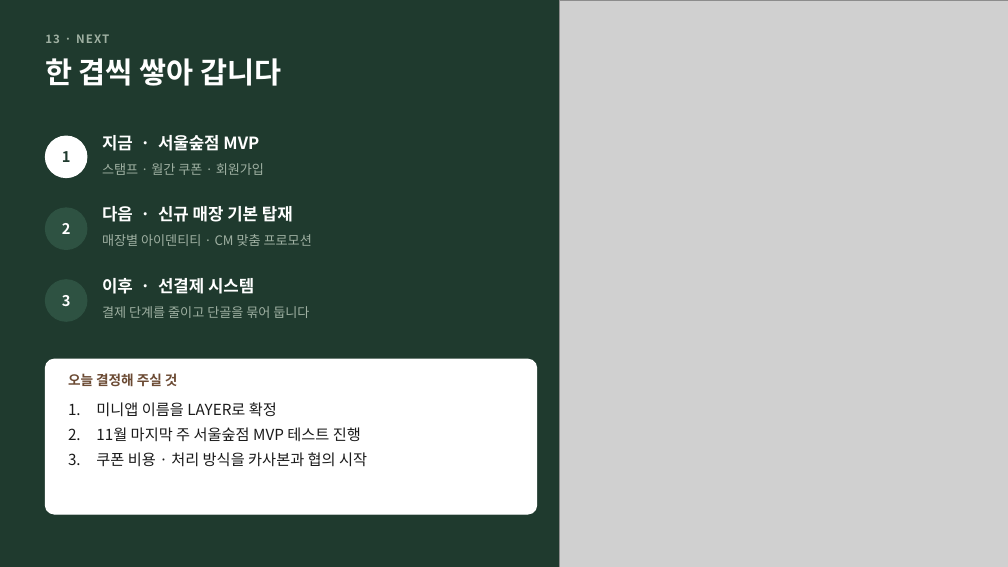
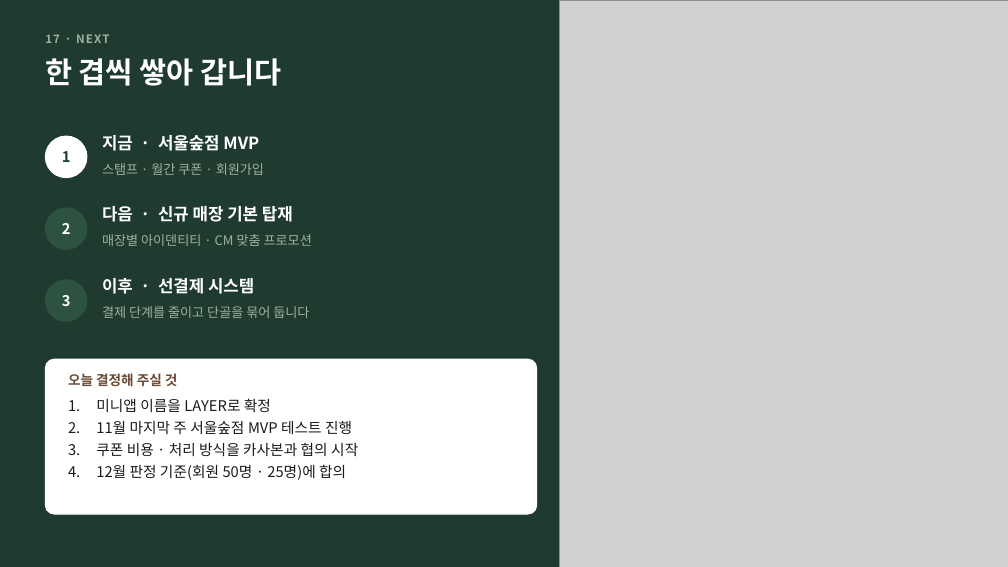
Before and after one commit to totoandpizz/-, a slide deck: slide 18 of docs/LAYER_서울숲점_사업기획서.pptx (slide 14 before the commit). Drawn at 1008x567 pixels with LibreOffice and Linux fonts; fonts in the diff are those of the drawing; grey boxes stand for pictures. Boxes give left, top, right and bottom in pixels: in the first picture for what was removed or moved away, otherwise in the second. Text is boxed around its words. In the diff, an @@ line names an element or a change of style, - is before the commit and + after.

```diff
--- a/docs/LAYER_서울숲점_사업기획서.pptx
+++ b/docs/LAYER_서울숲점_사업기획서.pptx
@@ text at bbox=[45, 34, 60, 43]: text changed @@
-13 · NEXT
+17 · NEXT
@@ text at bbox=[96, 398, 358, 456]: size 14.5 to 14 pt in "미니앱 이름을 LAYER로 확정", "11월 마지막 주 서울숲점 MVP 테스트 진행", "쿠폰 비용 · 처리 방식을 카사본과 협의 ..."; less space between paragraphs @@
@@ text at bbox=[96, 464, 346, 480]: paragraph added @@
+4. 12월 판정 기준(회원 50명 · 25명)에 합의
```
Also in this commit, not shown: 8 other slides changed, 4 slides added, 1 other file.
